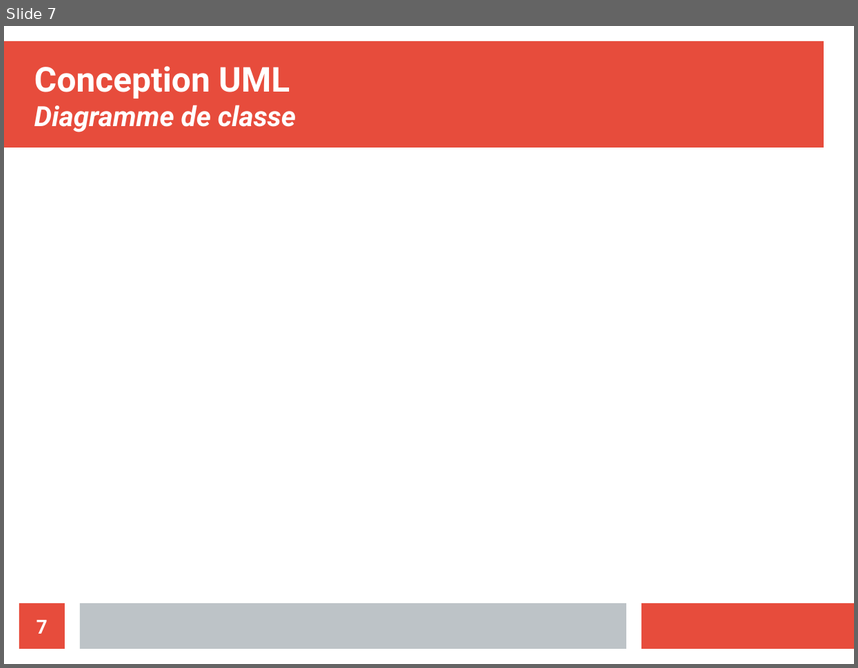
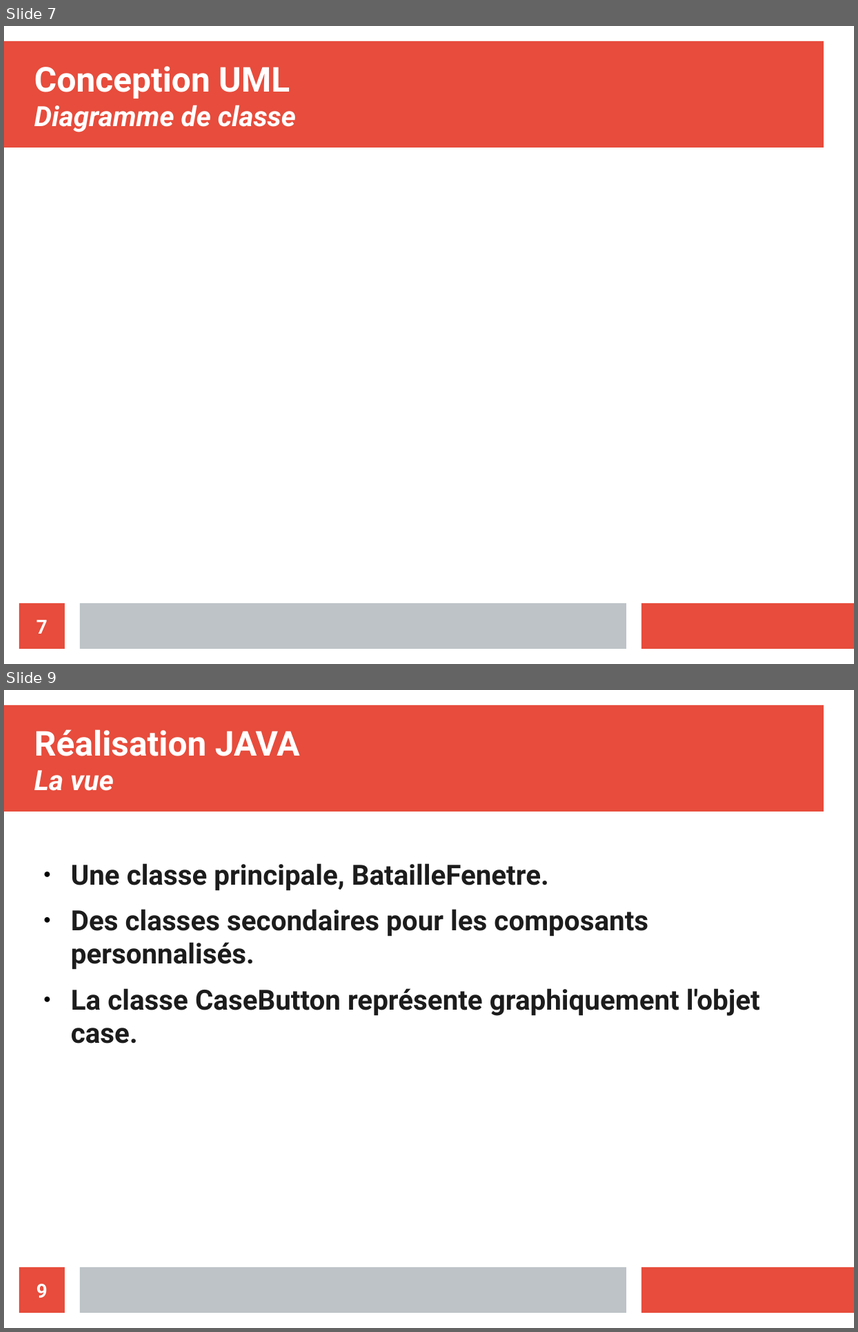
Before and after one commit to CravateRouge/JeVaisLeFaire, a slide deck: presBatailleNavale.odp. Shown one above the other, each under a label of ours: slide 7 before the commit, slides 7 and 9 after it; the slides between them are not shown. The pictures are 858x668 and 858x1332 pixels, drawn with LibreOffice and Linux fonts; fonts in the diff are those of the drawing. Boxes give left, top, right and bottom in pixels: in the first picture for what was removed or moved away, otherwise in the second. Text is boxed around its words. In the diff, an @@ line names an element or a change of style, - is before the commit and + after.

```diff
--- a/presBatailleNavale.odp
+++ b/presBatailleNavale.odp
@@ slide 9 added at [4,690,854,1328], background #FFFFFF; not listed: 3 template elements that a slide beside it also shows @@
@@ title added at [34,729,300,791], 32 pt, text #FFFFFF, bold @@
+Réalisation JAVA
+La vue
@@ text added at [71,863,760,1043], 26 pt, text #1C1C1C, bold @@
+● Une classe principale, BatailleFenetre.
+● Des classes secondaires pour les composants personnalisés.
+● La classe CaseButton représente graphiquement l'objet case.
@@ page number added at [19,1267,65,1312], fill #E74C3C, 18 pt, text #FFFFFF, bold @@
+9
```
Also in this commit, not shown: 1 slide changed, 3 other slides added, 2 slides removed, 1 other file.
